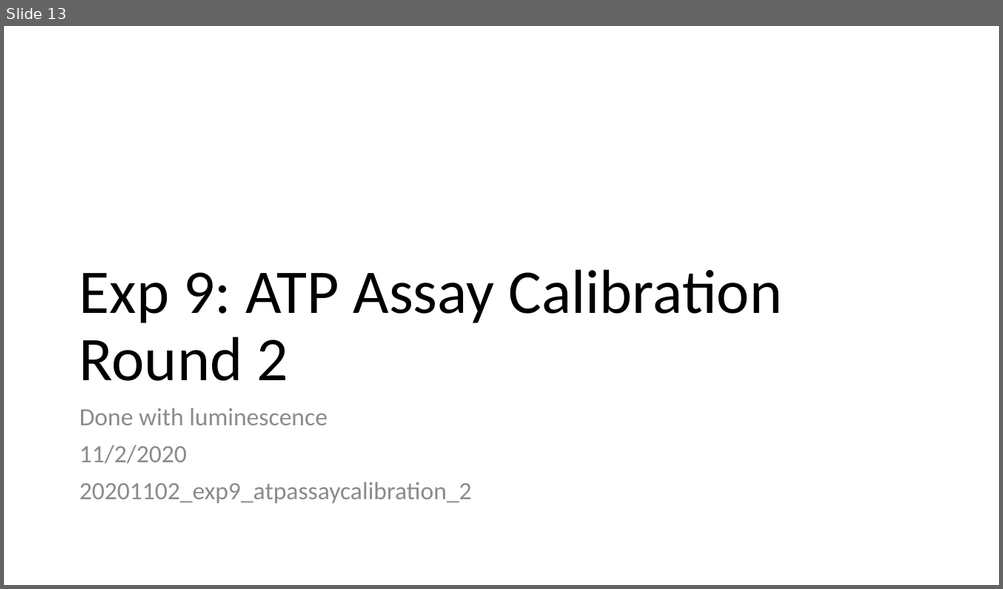
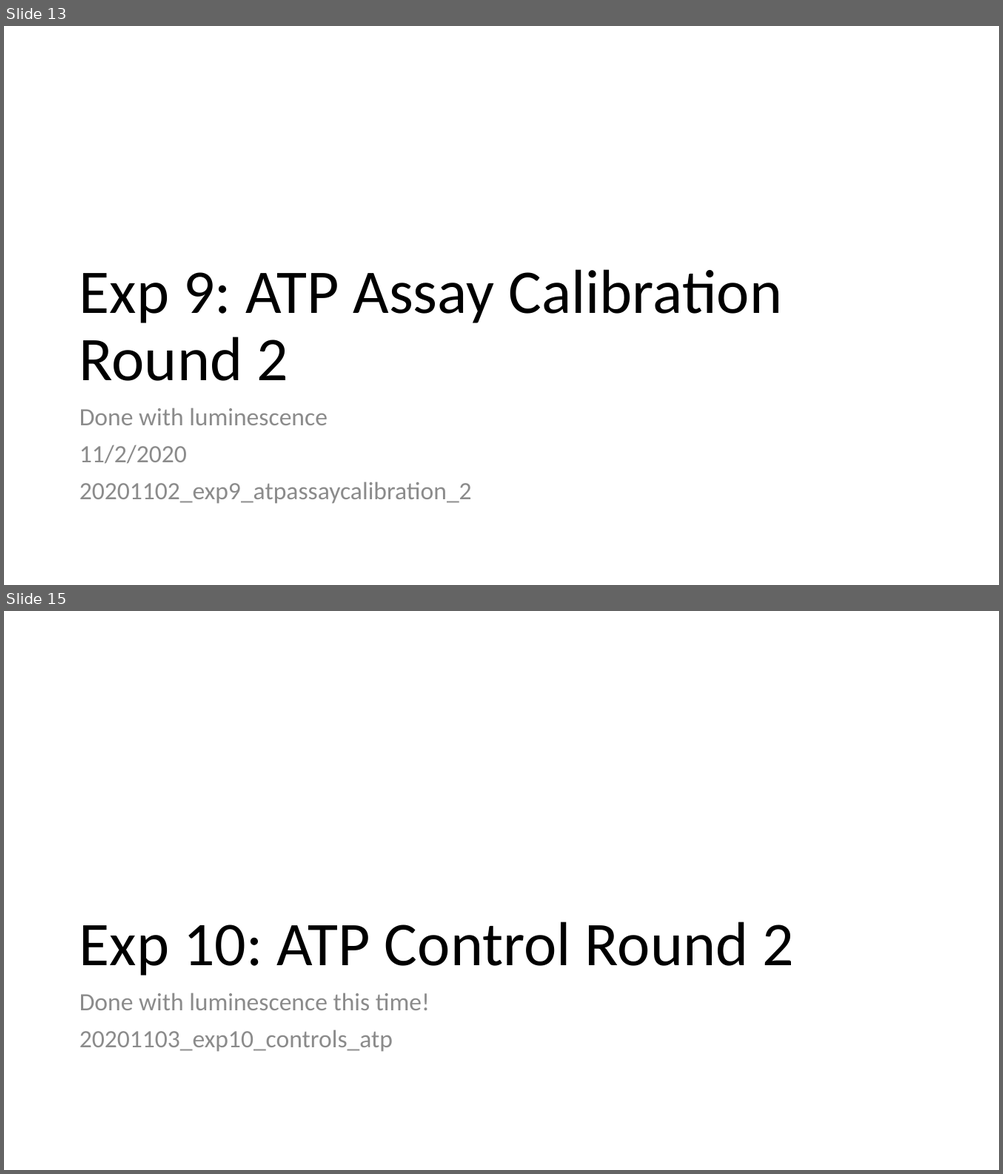
Before and after one commit to AnkitaRoychoudhury/ug_murray, a slide deck: presentations_proposals/20201101_summary_ppt.pptx. Shown one above the other, each under a label of ours: slide 13 before the commit, slides 13 and 15 after it; the slides between them are not shown. The pictures are 1003x589 and 1003x1174 pixels, drawn with LibreOffice and Linux fonts; fonts in the diff are those of the drawing; background and template pictures are left out. Boxes give left, top, right and bottom in pixels: in the first picture for what was removed or moved away, otherwise in the second. Text is boxed around its words. In the diff, an @@ line names an element or a change of style, - is before the commit and + after.

```diff
--- a/presentations_proposals/20201101_summary_ppt.pptx
+++ b/presentations_proposals/20201101_summary_ppt.pptx
@@ slide 15 added at bbox=[4, 611, 999, 1170], background #FFFFFF @@
@@ title added at bbox=[79, 922, 794, 976], 60 pt, text #000000 @@
+Exp 10: ATP Control Round 2
@@ text added at bbox=[79, 993, 430, 1052], 24 pt, text #8C8C8C @@
+Done with luminescence this time!
+20201103_exp10_controls_atp
```
Also in this commit, not shown: 3 other slides added, 19 other files.
